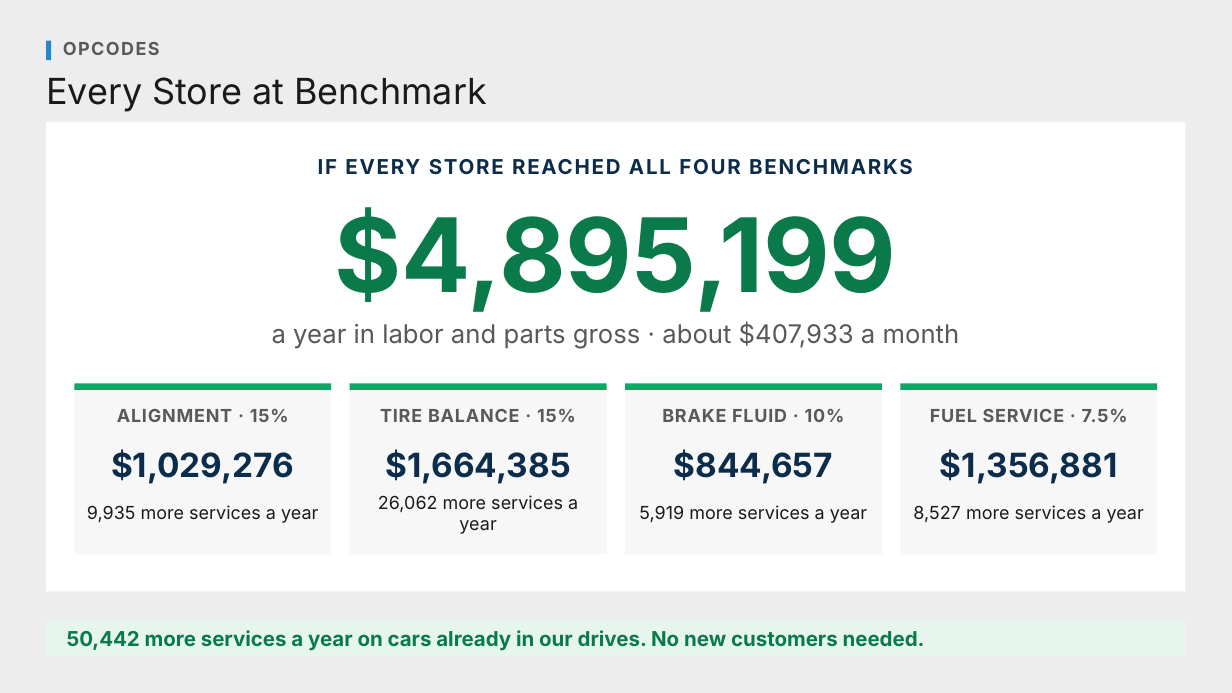
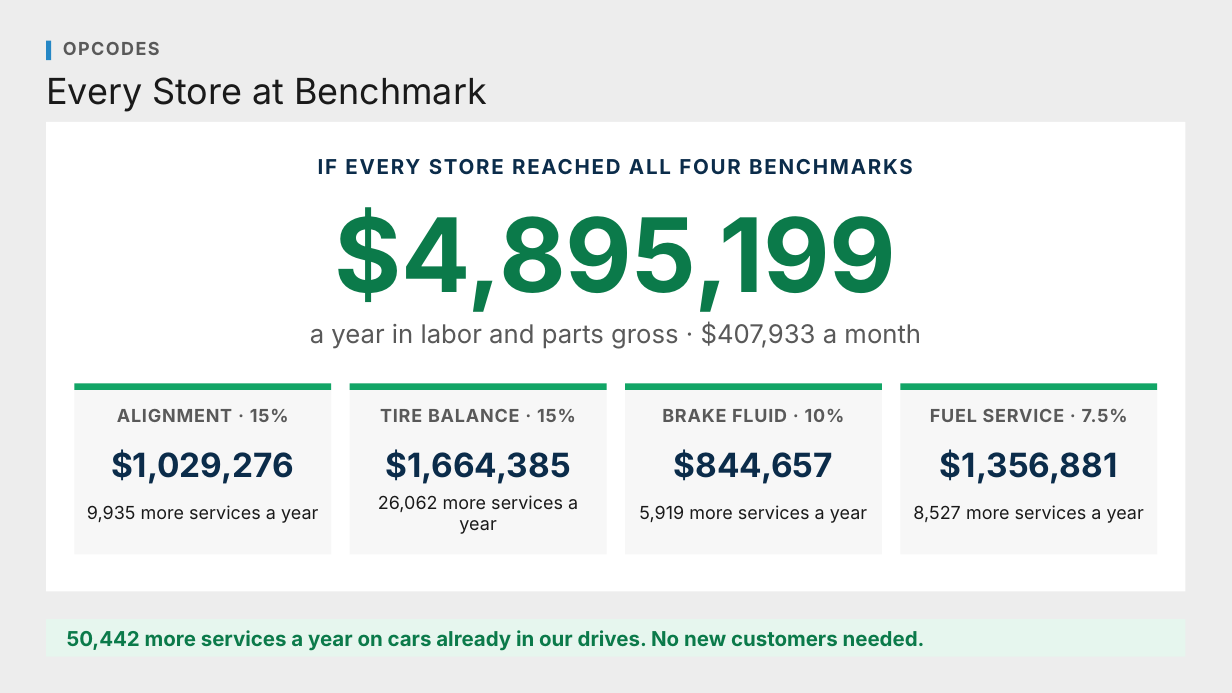
Before and after one commit to Ndresner/Noah, a slide deck: slide 1 of day2-deck/decks/Op Code Missed Opportunity - Review.pptx. Drawn at 1232x693 pixels with LibreOffice and Linux fonts; fonts in the diff are those of the drawing. Boxes give left, top, right and bottom in pixels: in the first picture for what was removed or moved away, otherwise in the second. Text is boxed around its words. In the diff, an @@ line names an element or a change of style, - is before the commit and + after.

```diff
--- a/day2-deck/decks/Op Code Missed Opportunity - Review.pptx
+++ b/day2-deck/decks/Op Code Missed Opportunity - Review.pptx
@@ text at (310, 322, 921, 349): text changed @@
-a year in labor and parts gross · about $407,933 a month
+a year in labor and parts gross · $407,933 a month
```
Also in this commit, not shown: 1 other slide changed, 13 other files.
